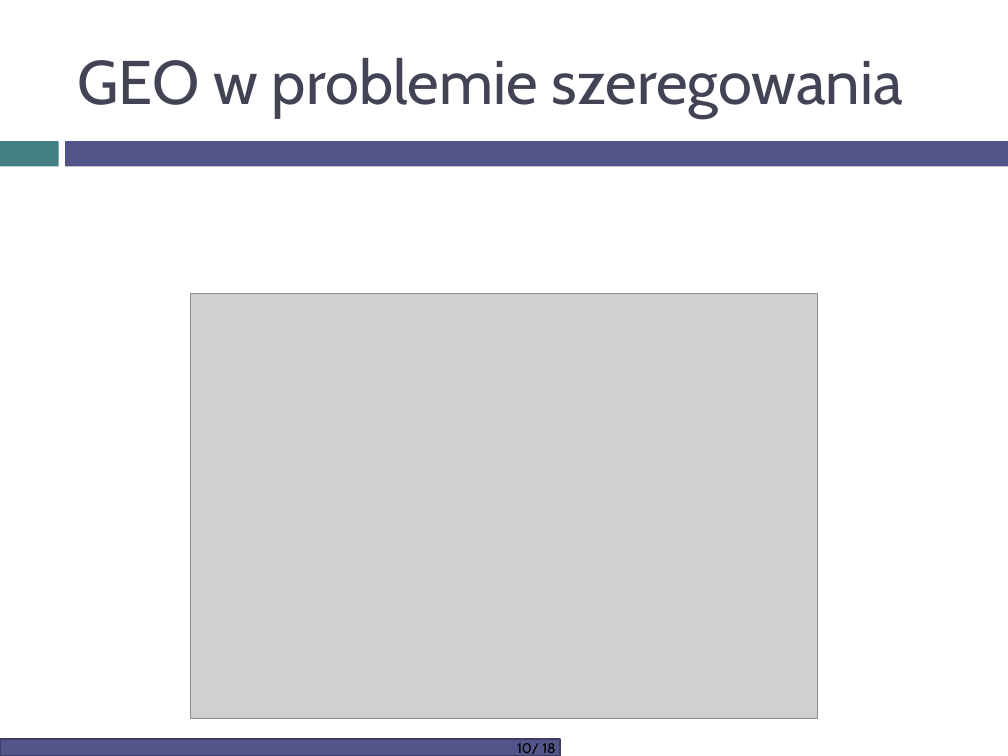
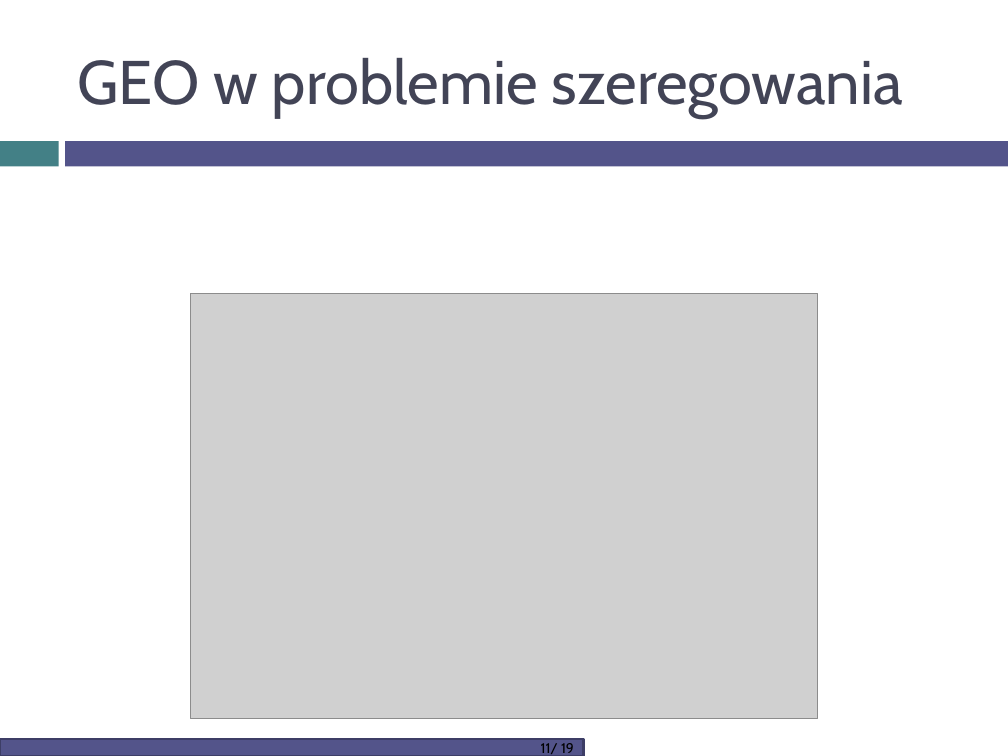
Before and after one commit to kaczuss/geo-scheduling, a slide deck: slide 11 of tekst/prezentacja.pptm (slide 10 before the commit). Drawn at 1008x756 pixels with LibreOffice and Linux fonts; fonts in the diff are those of the drawing; grey boxes stand for pictures; background and template pictures are left out. Boxes give left, top, right and bottom in pixels: in the first picture for what was removed or moved away, otherwise in the second. Text is boxed around its words. In the diff, an @@ line names an element or a change of style, - is before the commit and + after.

```diff
--- a/tekst/prezentacja.pptm
+++ b/tekst/prezentacja.pptm
@@ rectangle: place and size @@
-rectangle at bbox=[0, 739, 560, 756]
+rectangle at bbox=[0, 739, 584, 756]
@@ text removed at bbox=[517, 743, 555, 754] @@
-10/ 18
@@ text added at bbox=[541, 743, 574, 754], 10 pt, text #000000 @@
+11/ 19
```
Also in this commit, not shown: 16 other slides changed, 1 slide added, 1 other file.
